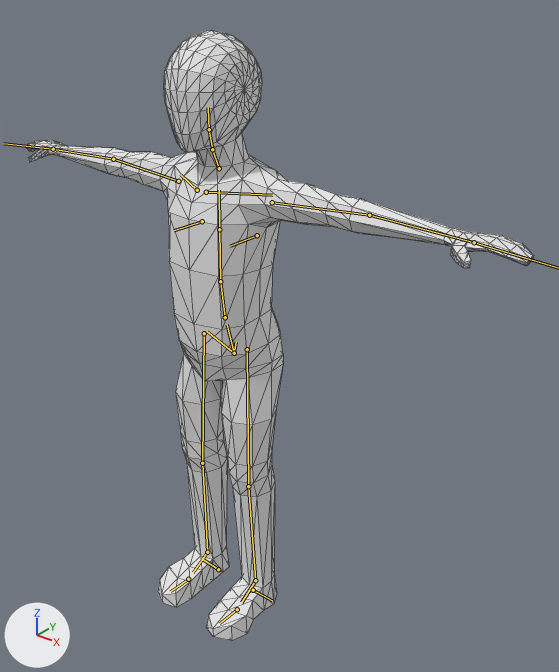
A saved change to the glTF model assets/models/character_rigged.glb.
Both versions are drawn from a camera (50 mm lens) standing at (1.61, -1.71, 2.23) and looking at (0.16, 0.11, 1.1). The axes (+X, +Y, +Z) are drawn at lower left. The lights are the same throughout. The bones that bend it are drawn over the model as lines. Mesh edges are drawn as thin lines.
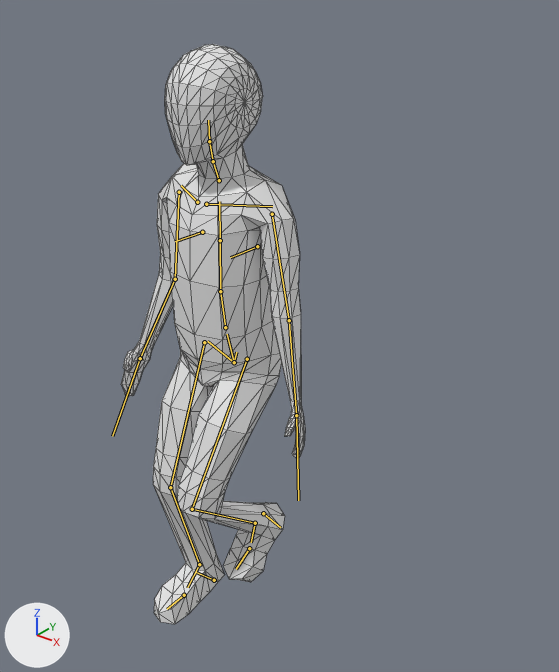
The newer file adds an action. The first version stands in its rest pose; the second is drawn at frame 12 of the action 'Walk'.

What differs and where, as boxes (x1, y1, x2, y2) in the pictures (559 x 672 px):
'Sphere', posed (64% narrower): before (26, 30, 534, 641); after (121, 44, 305, 624)
bone 'spine', root to tip: before (234, 353) to (227, 324); after (234, 362) to (227, 334)
bone 'upper_arm.L', root to tip: before (272, 202) to (369, 215); after (272, 214) to (289, 320)
bone 'forearm.L', root to tip: before (369, 215) to (474, 242); after (289, 320) to (296, 415)
bone 'upper_arm.R', root to tip: before (178, 181) to (113, 159); after (179, 192) to (175, 279)
bone 'forearm.R', root to tip: before (113, 159) to (53, 149); after (175, 279) to (140, 358)
bone 'thigh.L', root to tip: before (247, 349) to (248, 486); after (247, 359) to (192, 509)
bone 'shin.L', root to tip: before (248, 486) to (255, 580); after (192, 509) to (255, 523)
bone 'foot.L', root to tip: before (255, 580) to (241, 602); after (255, 523) to (251, 542)
bone 'thigh.R', root to tip: before (204, 333) to (202, 463); after (204, 342) to (170, 487)
bone 'shin.R', root to tip: before (202, 463) to (207, 552); after (170, 487) to (199, 564)
bone 'foot.R', root to tip: before (207, 552) to (193, 572); after (199, 564) to (187, 587)
bone 'toe.R', root to tip: before (188, 579) to (170, 591); after (184, 595) to (167, 609)

What the commit changed:
Bone 'spine' (bone_spine) moves from (0.0, 0.0, 0.0) to (0.0, -0.035, 0.009).
Bone 'upper_arm.L' (bone_upper_arm_l) turns from (0, 0, 0) to (2, -14, -81) degrees about its own x, y and z.
Bone 'forearm.L' (bone_forearm_l) turns from (0, 0, 0) to (-5, -18, 1) degrees about its own x, y and z.
Bone 'upper_arm.R' (bone_upper_arm_r) turns from (0, 0, 0) to (-3, 0, 83) degrees about its own x, y and z.
Bone 'forearm.R' (bone_forearm_r) turns from (0, 0, 0) to (22, -2, -7) degrees about its own x, y and z.
Bone 'thigh.L' (bone_thigh_l) turns from (0, 0, 0) to (-29, 4, 2) degrees about its own x, y and z.
Bone 'shin.L' (bone_shin_l) turns from (0, 0, 0) to (76, -4, 7) degrees about its own x, y and z.
Bone 'foot.L' (bone_foot_l) turns from (0, 0, 0) to (7, 3, 0) degrees about its own x, y and z.
Bone 'thigh.R' (bone_thigh_r) turns from (0, 0, 0) to (-20, -4, 0) degrees about its own x, y and z.
Bone 'shin.R' (bone_shin_r) turns from (0, 0, 0) to (33, -1, -4) degrees about its own x, y and z.
Bone 'foot.R' (bone_foot_r) turns from (0, 0, 0) to (-8, 4, 0) degrees about its own x, y and z.
Bone 'toe.R' (bone_toe_r) turns from (0, 0, 0) to (5, 1, 1) degrees about its own x, y and z.
